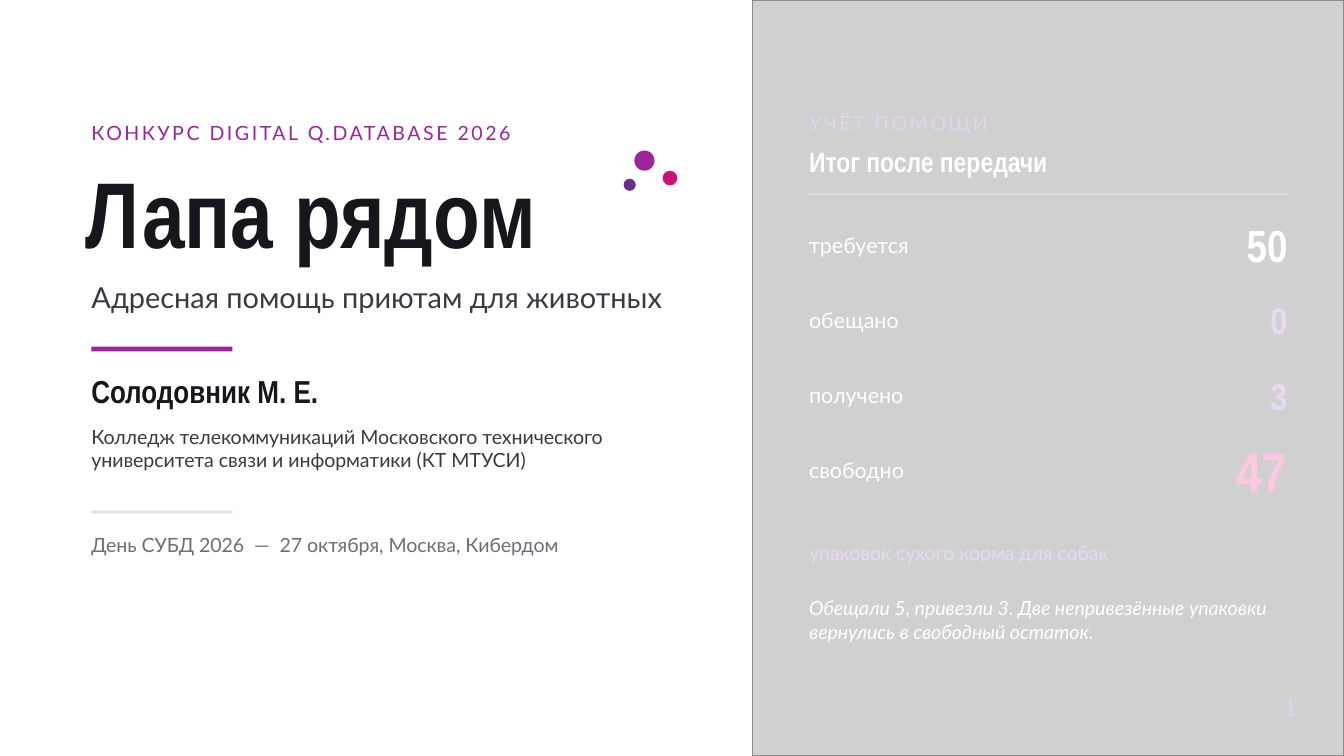
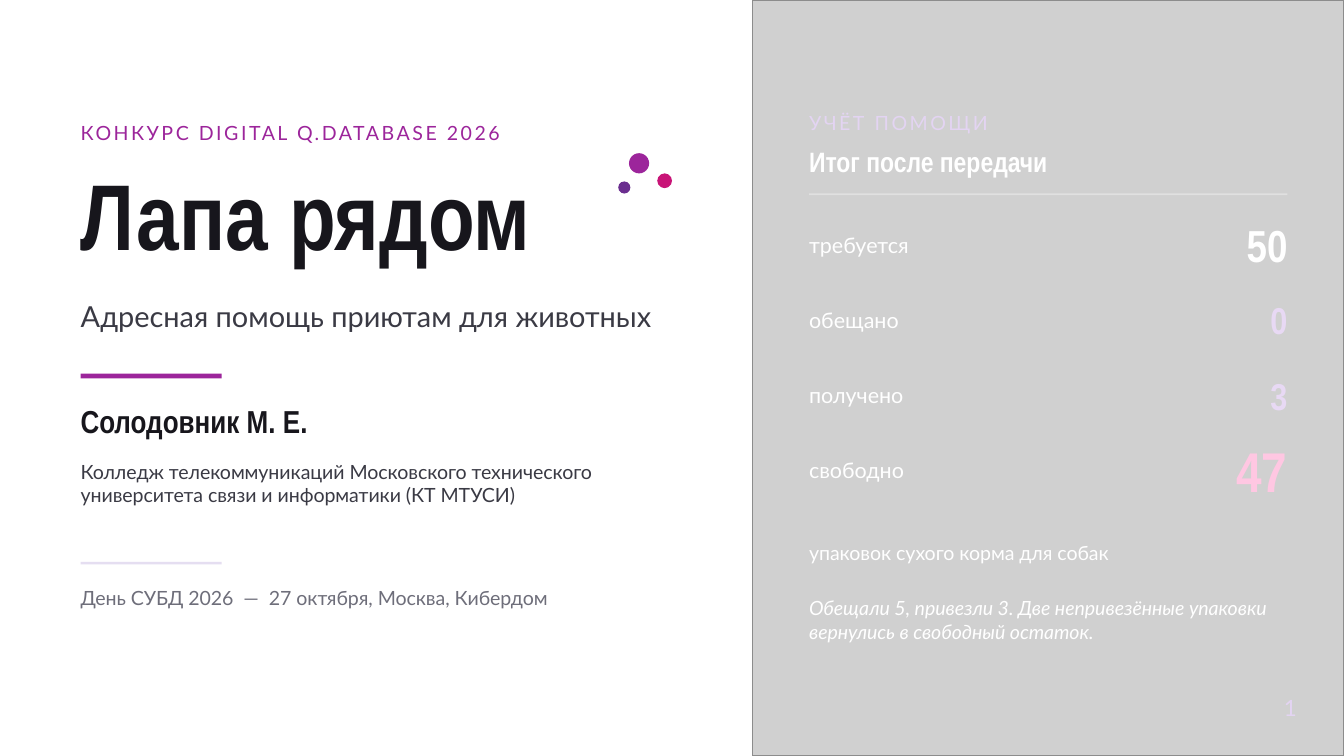
Before and after one commit to milana-solodovnik/lapa-ryadom, a slide deck: slide 1 of slides/output/lapa-ryadom-pitch.pptx. Drawn at 1344x756 pixels with LibreOffice and Linux fonts; fonts in the diff are those of the drawing; grey boxes stand for pictures; background and template pictures are left out. Boxes give left, top, right and bottom in pixels: in the first picture for what was removed or moved away, otherwise in the second. Text is boxed around its words. In the diff, an @@ line names an element or a change of style, - is before the commit and + after.

Commit message:
chore: пересобранный pptx после правок вёрстки DEMO-11..DEMO-14
qa_dump.py: CANVAS BOUNDS / PAGE BADGE / PLACEHOLDER TEXT / KEY FACTS — все PASS.

```diff
--- a/slides/output/lapa-ryadom-pitch.pptx
+++ b/slides/output/lapa-ryadom-pitch.pptx
@@ text "КОНКУРС DIGITAL Q.DATABASE 2026": place and size @@
-text "КОНКУРС DIGITAL Q.DATABASE 2026" at (308,126,324,143)
+text "КОНКУРС DIGITAL Q.DATABASE 2026" at (297,126,313,143)
@@ text "Лапа рядом": place and size @@
-text "Лапа рядом" at (86,183,536,265)
+text "Лапа рядом" at (81,185,530,268)
@@ 3 ellipses: place and size @@
-3 ellipses at (624,151,677,191)
+3 ellipses at (618,153,672,194)
@@ text "Адресная помощь приютам для животных": place and size @@
-text "Адресная помощь приютам для животных" at (91,287,662,313)
+text "Адресная помощь приютам для животных" at (81,306,652,332)
@@ rectangle: place and size @@
-rectangle at (91,347,233,352)
+rectangle at (81,374,222,379)
@@ text "Солодовник М. Е.": place and size @@
-text "Солодовник М. Е." at (91,381,319,410)
+text "Солодовник М. Е." at (81,411,308,439)
@@ text "Колледж телекоммуникаций Московского технического университе ...": place and size @@
-text "Колледж телекоммуникаций Московского технического университе ..." at (91,430,602,471)
+text "Колледж телекоммуникаций Московского технического университе ..." at (81,465,592,506)
@@ text "упаковок сухого корма для собак" at (809,546,1108,563): text colour #E8D9F4 to #FFFFFF @@
@@ rectangle: place and size @@
-rectangle at (91,511,233,513)
+rectangle at (81,562,222,564)
@@ text "День СУБД 2026 — 27 ...": place and size @@
-text "День СУБД 2026 — 27 ..." at (91,538,558,556)
+text "День СУБД 2026 — 27 ..." at (81,591,548,609)
```
Also in this commit, not shown: 2 other slides changed.
